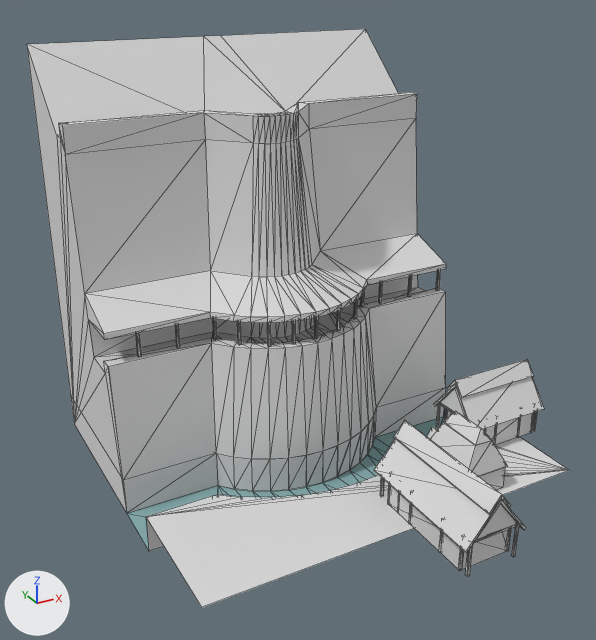
The OBJ model assets/stl_export/cc1w.obj: old version first, new version second.
Both versions are drawn from a camera (50 mm lens) standing at (-28.5, -51.4, 35.6) and looking at (-1.6, -2.5, 11.1). Every picture has the same lights, and +X, +Y and +Z are marked at lower left. The older version comes first. Mesh edges are drawn as thin lines. Where no turn or scale is listed for an object, it has been applied to the vertices. Vertices at exactly the same position are counted once.

Names of what the first picture shows: 'cc1w'.
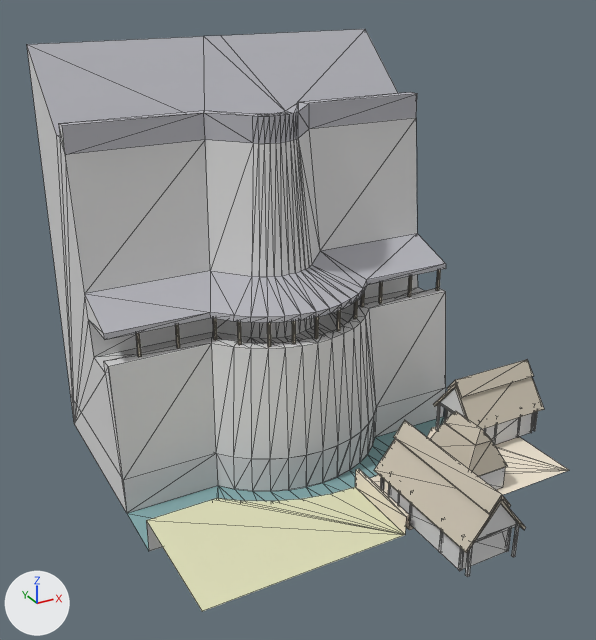
The change, as a diff of the scene's bpy script:
```diff
--- a/assets/stl_export/cc1w.obj.py
+++ b/assets/stl_export/cc1w.obj.py
@@ mat_castleroof @@
+mat_castleroof = principled_material('castleRoof')
+mat_castleroof.base_color = (0.471, 0.471, 0.51)  # grey #b7b7bd
+mat_castleroof.roughness = 1.0
@@ mat_w @@
+mat_w = principled_material('w')
+mat_w.base_color = (0.757, 0.757, 0.502)  # beige #e2e2bc
+mat_w.roughness = 1.0
@@ mat_straw @@
+mat_straw = principled_material('straw')
+mat_straw.base_color = (0.569, 0.514, 0.42)  # light grey #c7bead
+mat_straw.roughness = 1.0
@@ mat_cortyard @@
+mat_cortyard = principled_material('cortyard')
+mat_cortyard.base_color = (0.878, 0.792, 0.651)  # pale yellow #f1e6d3
+mat_cortyard.roughness = 1.0
@@ me_cc1w @@
 # used by ob_cc1w; location = (0.0, 0.0, 0.0)
-me_cc1w.from_pydata(...)  # 741 vertices, 1259 faces; spans x -15.0..16.9, y -20.7..15.0, z -3.0..29.6
+me_cc1w.from_pydata(...)  # 752 vertices, 1277 faces; spans x -15.0..16.9, y -20.7..15.0, z -3.0..29.6
+# me_cc1w part 1
+# 6 vertices are removed from x -15.0..-2.2, y -15.0..-5.0, z 0.0
+# 21 faces are deleted
+# 2 vertices move from x -10.0..-6.4, y -7.2..-5.0, z 0.0 to x -10.0..-6.4, y -7.2..-5.0, z -0.3
+# 7 vertices are added at x -15.0..0.2, y -15.0..-8.7, z -0.3..1.2
+# 5 new vertices lie (0.0, 0.0, 2.7) away from vertices in x -15.0..-2.2, y -8.5..-5.0, z -3.0
+# 5 new vertices lie (0.0, 6.3, 0.0) away from vertices in x -0.2..0.2, y -15.0, z -0.3..1.2
+# 16 new faces join them, mat_default (light grey #dadada)
+# 14 new faces join them, mat_cortyard (pale yellow #f1e6d3)
+# 9 new faces join them, mat_w (beige #e2e2bc)
+# me_cc1w part 2: 185 faces spanning x -15.0..15.0, y -2.5..15.0, z 11.0..29.6 switch from mat_default (light grey #dadada) to mat_castleroof (grey #b7b7bd)
+# me_cc1w part 3: 254 faces spanning x -12.6..16.9, y -20.7..1.6, z 1.8..11.0 switch from mat_default (light grey #dadada) to mat_straw (light grey #c7bead)
+# me_cc1w part 4: 6 faces spanning x 2.2..15.0, y -15.0..-5.0, z 0.0 switch from mat_default (light grey #dadada) to mat_cortyard (pale yellow #f1e6d3)
 me_cc1w.materials.append(mat_water)
+me_cc1w.materials.append(mat_w)  # beige #e2e2bc
```

Changed parts and their boxes [x1, y1, x2, y2] in the pictures (596 x 640 px):
'cc1w', reshaped
    before: [27, 29, 568, 607]
    after: [27, 29, 568, 611]
part 1 of me_cc1w, cut back
    before: [146, 470, 568, 607]
    after: [146, 469, 568, 611]
part 2 of me_cc1w, recoloured (light grey to grey)
    both: [27, 29, 446, 340]
part 3 of me_cc1w, recoloured
    both: [136, 270, 544, 553]
part 4 of me_cc1w, recoloured (light grey to pale yellow)
    both: [427, 425, 568, 471]
